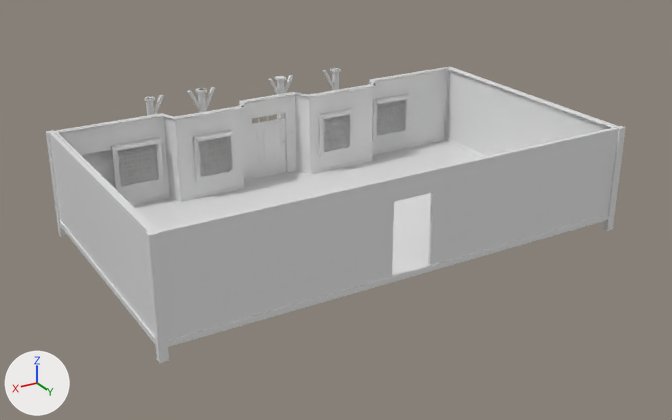
The FBX model Models/House.fbx, before and after one commit.
Rendered twice from a 50 mm lens placed at (13.95, 28.49, 12.79), pointed at (-1.06, 3.47, 0.28). Lighting does not change. The marker at lower left points along +X, +Y and +Z.

The older version as bpy lines, for what is in view:
```python
me_cube_003 = bpy.data.meshes.new('Cube.003')
me_cube_003.from_pydata(...)  # 9116 vertices, 8029 faces; spans x -2.0..2.0, y -10.0..2.0, z -151.0..27.0
me_cube_003.materials.append(mat_glass)  # white #e7e7e7
ob_house = bpy.data.objects.new('House', me_cube_003)
ob_house.location = (-1.18, 5.91, -0.17)
ob_house.rotation_euler = (0.0, 0.0, -3.142)  # degrees (0, 0, -180)
ob_house.scale = (-3.78, -1.0, -0.0211)
```
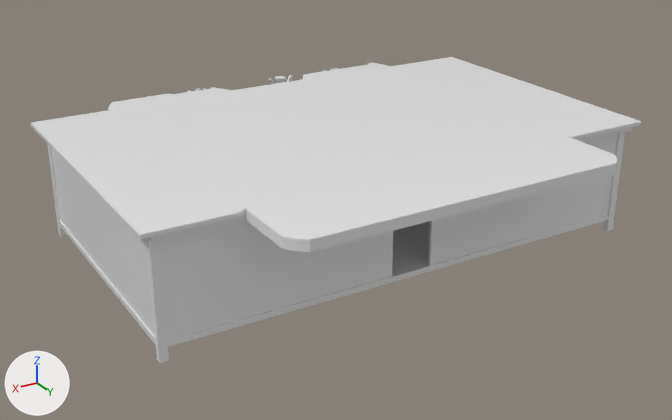
Boxes [x1, y1, x2, y2] around the edits, measured in the pictures (672 x 420 px; the box of a moved part takes in the faces that stretch with it):
'House', reshaped: before [46, 67, 626, 363]; after [31, 57, 641, 363]
part 1 of me_cube_003, added: after [31, 57, 641, 252]
part 2 of me_cube_003, moved or reshaped (not visible afterwards): before [118, 97, 407, 171]

What the commit changed:
me_cube_003 is used by ob_house; location (-1.18, 5.91, -0.17); rotation (0.0, 0.0, -3.142), in degrees (0, 0, -180); scale (-3.78, -1.0, -0.0211).
me_cube_003 had 9116 vertices, 8029 faces and spanned x -2.0..2.0, y -10.0..2.0, z -151.0..27.0.
me_cube_003 now has 9948 vertices, 8859 faces and spans x -2.0..2.0, y -10.0..5.0, z -164.0..27.0.
me_cube_003 part 1: a new loose piece of 832 vertices spanning x -2.0..2.0, y -9.0..5.0, z -164.0..-148.0, in mat_glass (white #e7e7e7).
me_cube_003 part 2: 95 vertices moved from x -1.0..1.0, y -7.0, z -110.0..-103.0 to x -2.0..2.0, y -7.0, z -110.0..-103.0; 212 vertices removed from x -1.0..1.0, y -7.0, z -110.0..-40.0; 84 vertices added at x -2.0..2.0, y -7.0, z -110.0..-40.0.
